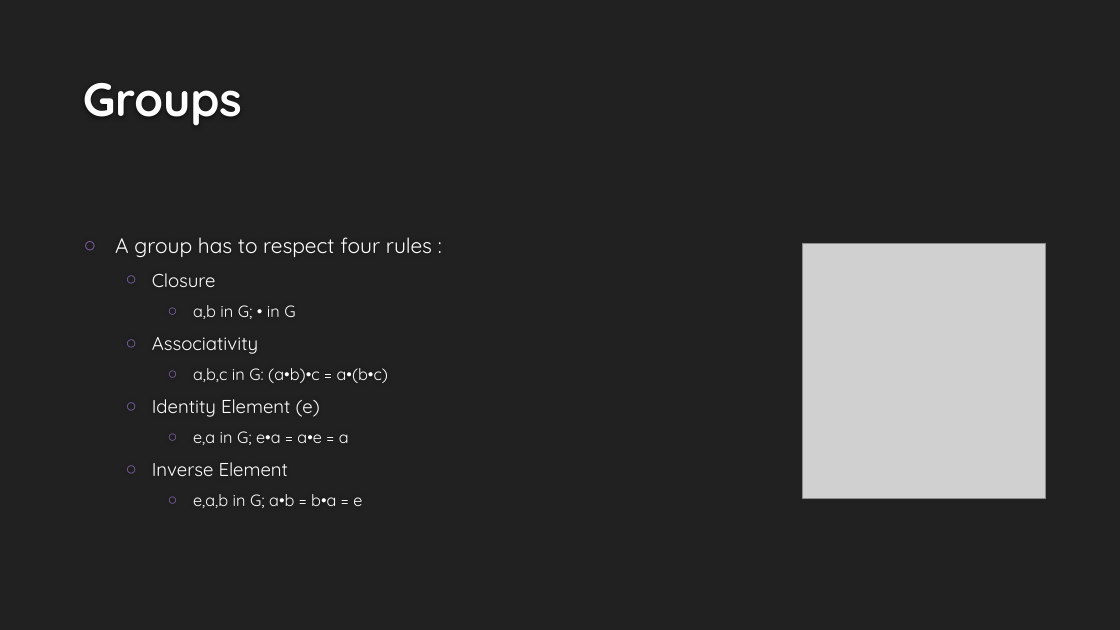
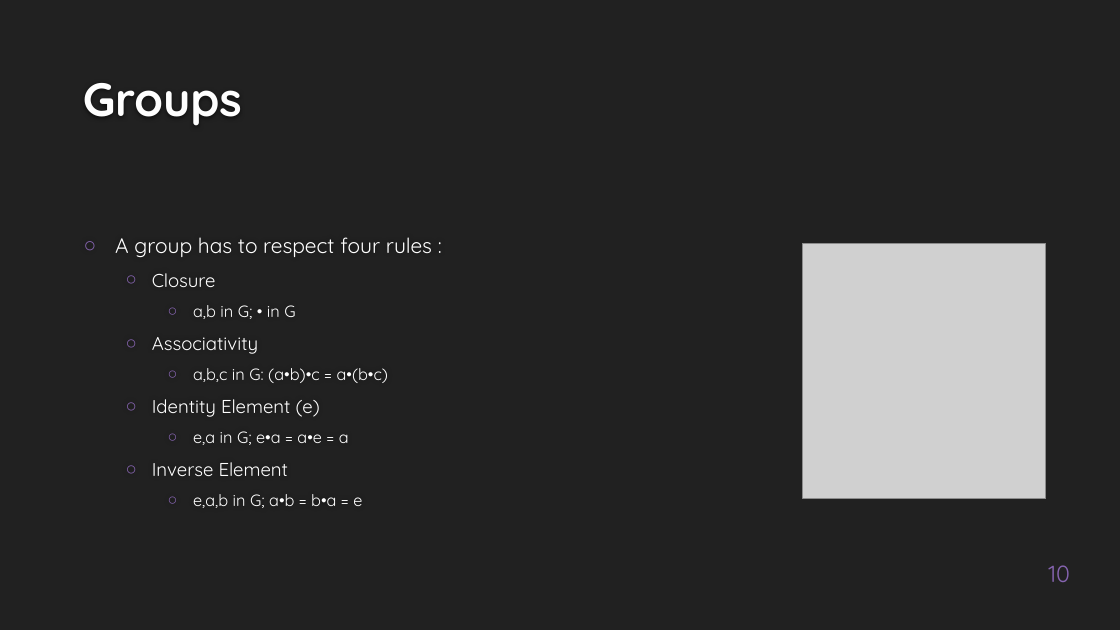
Before and after one commit to whispyy/M1Anglais, a slide deck: slide 10 of support 2 - At the beginning of mathematical objects/At the beginning of mathematical objects.pptx. Drawn at 1120x630 pixels with LibreOffice and Linux fonts; fonts in the diff are those of the drawing; grey boxes stand for pictures; background and template pictures are left out. Boxes give left, top, right and bottom in pixels: in the first picture for what was removed or moved away, otherwise in the second. Text is boxed around its words. In the diff, an @@ line names an element or a change of style, - is before the commit and + after.

```diff
--- a/support 2 - At the beginning of mathematical objects/At the beginning of mathematical objects.pptx
+++ b/support 2 - At the beginning of mathematical objects/At the beginning of mathematical objects.pptx
@@ page number added at [1048, 565, 1070, 582], 20 pt, text #8664B0 @@
+10
```
Also in this commit, not shown: 13 other slides changed, 1 slide added, 1 other file.
